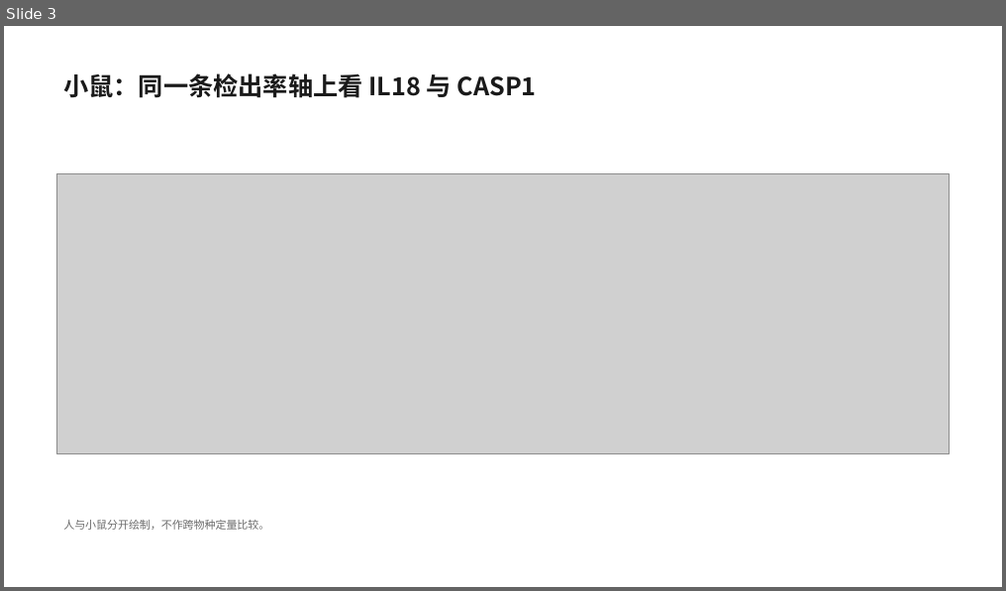
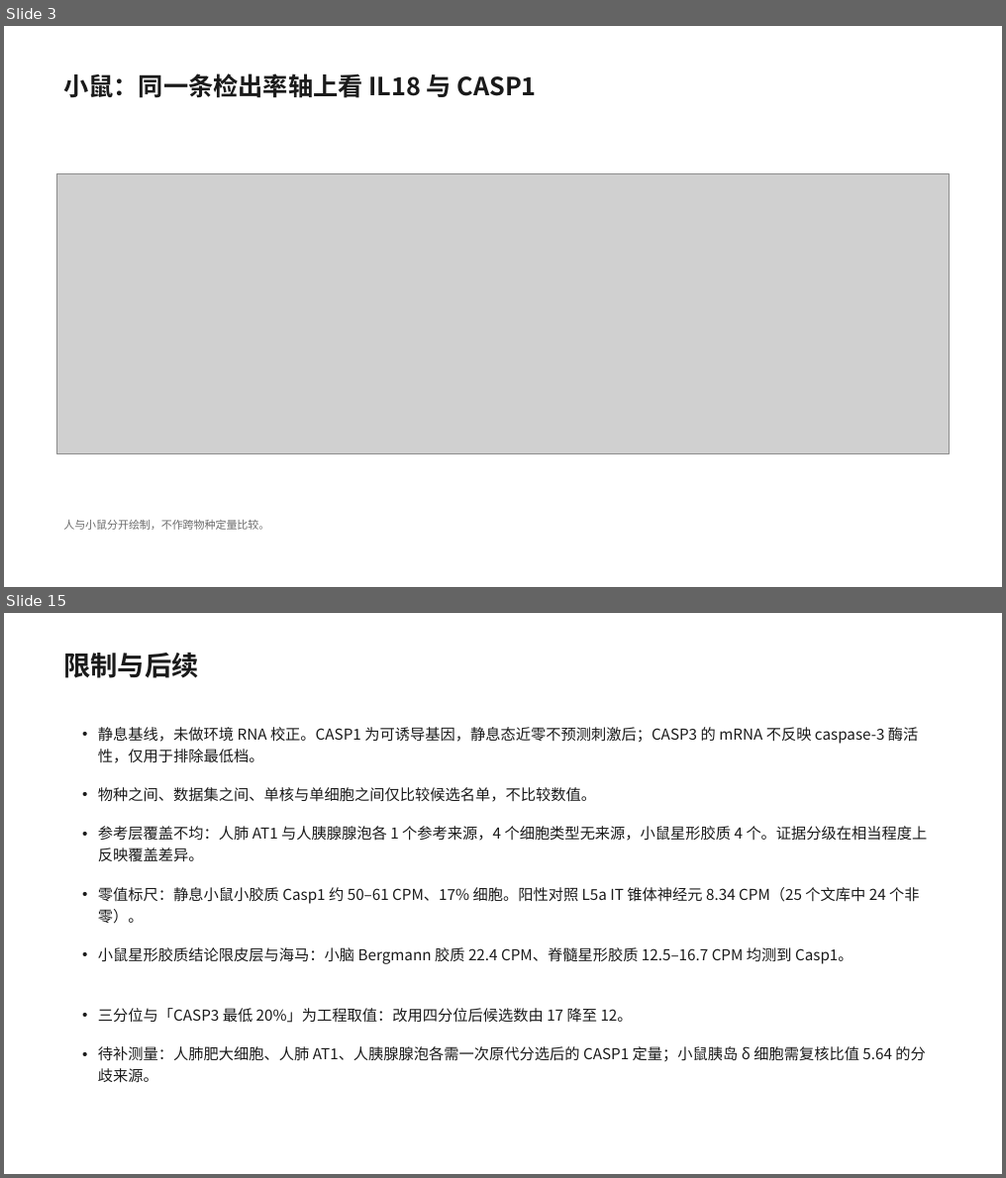
Before and after one commit to 7c96bzczcj-prog/aaa, a slide deck: il18_casp5organ/IL18_CASP_五器官筛选.pptx. Shown one above the other, each under a label of ours: slide 3 before the commit, slides 3 and 15 after it; the slides between them are not shown. The pictures are 1006x591 and 1006x1178 pixels, drawn with LibreOffice and Linux fonts; fonts in the diff are those of the drawing; grey boxes stand for pictures. Boxes give left, top, right and bottom in pixels: in the first picture for what was removed or moved away, otherwise in the second. Text is boxed around its words. In the diff, an @@ line names an element or a change of style, - is before the commit and + after.

```diff
--- a/il18_casp5organ/IL18_CASP_五器官筛选.pptx
+++ b/il18_casp5organ/IL18_CASP_五器官筛选.pptx
@@ slide 15 added at box(4, 613, 1002, 1174), background #FFFFFF @@
@@ text added at box(63, 652, 199, 678), 26 pt, text #1A1A1A, bold @@
+限制与后续
@@ text added at box(98, 727, 918, 763), 14.5 pt, text #1A1A1A @@
+• 静息基线，未做环境 RNA 校正。CASP1 为可诱导基因，静息态近零不预测刺激后；CASP3 的 mRNA 不反映 caspase-3 酶活性，仅用于排除最低档。
@@ text added at box(98, 787, 596, 802), 14.5 pt, text #1A1A1A @@
+• 物种之间、数据集之间、单核与单细胞之间仅比较候选名单，不比较数值。
@@ text added at box(98, 826, 928, 862), 14.5 pt, text #1A1A1A @@
+• 参考层覆盖不均：人肺 AT1 与人胰腺腺泡各 1 个参考来源，4 个细胞类型无来源，小鼠星形胶质 4 个。证据分级在相当程度上反映覆盖差异。
@@ text added at box(98, 887, 919, 924), 14.5 pt, text #1A1A1A @@
+• 零值标尺：静息小鼠小胶质 Casp1 约 50–61 CPM、17% 细胞。阳性对照 L5a IT 锥体神经元 8.34 CPM（25 个文库中 24 个非零）。
@@ text added at box(98, 948, 853, 964), 14.5 pt, text #1A1A1A @@
+• 小鼠星形胶质结论限皮层与海马：小脑 Bergmann 胶质 22.4 CPM、脊髓星形胶质 12.5–16.7 CPM 均测到 Casp1。
@@ text added at box(98, 1008, 633, 1023), 14.5 pt, text #1A1A1A @@
+• 三分位与「CASP3 最低 20%」为工程取值：改用四分位后候选数由 17 降至 12。
@@ text added at box(98, 1047, 925, 1083), 14.5 pt, text #1A1A1A @@
+• 待补测量：人肺肥大细胞、人肺 AT1、人胰腺腺泡各需一次原代分选后的 CASP1 定量；小鼠胰岛 δ 细胞需复核比值 5.64 的分歧来源。
```
Also in this commit, not shown: 12 slides changed, 2 slides removed, 13 other files.
